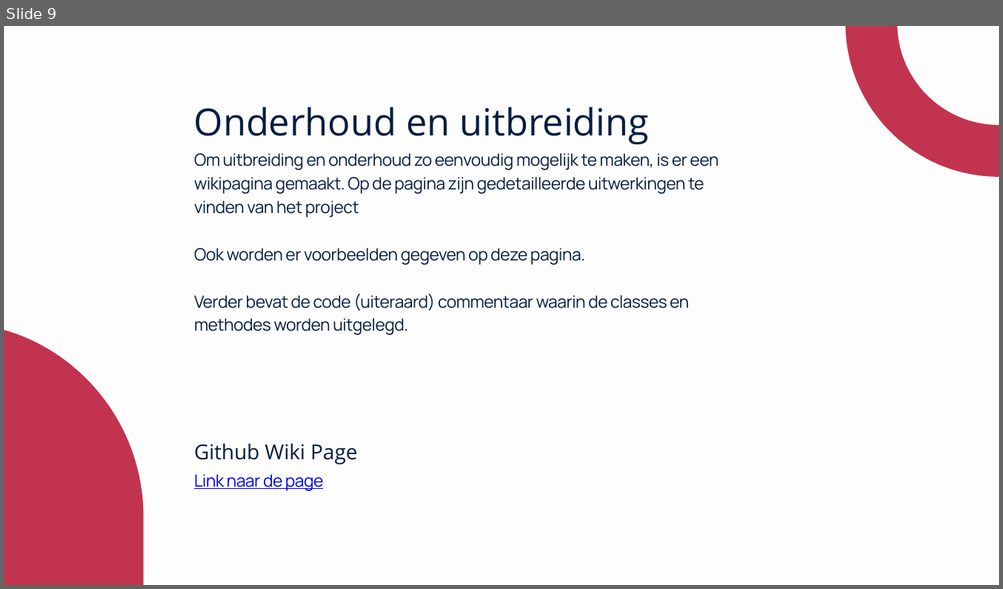
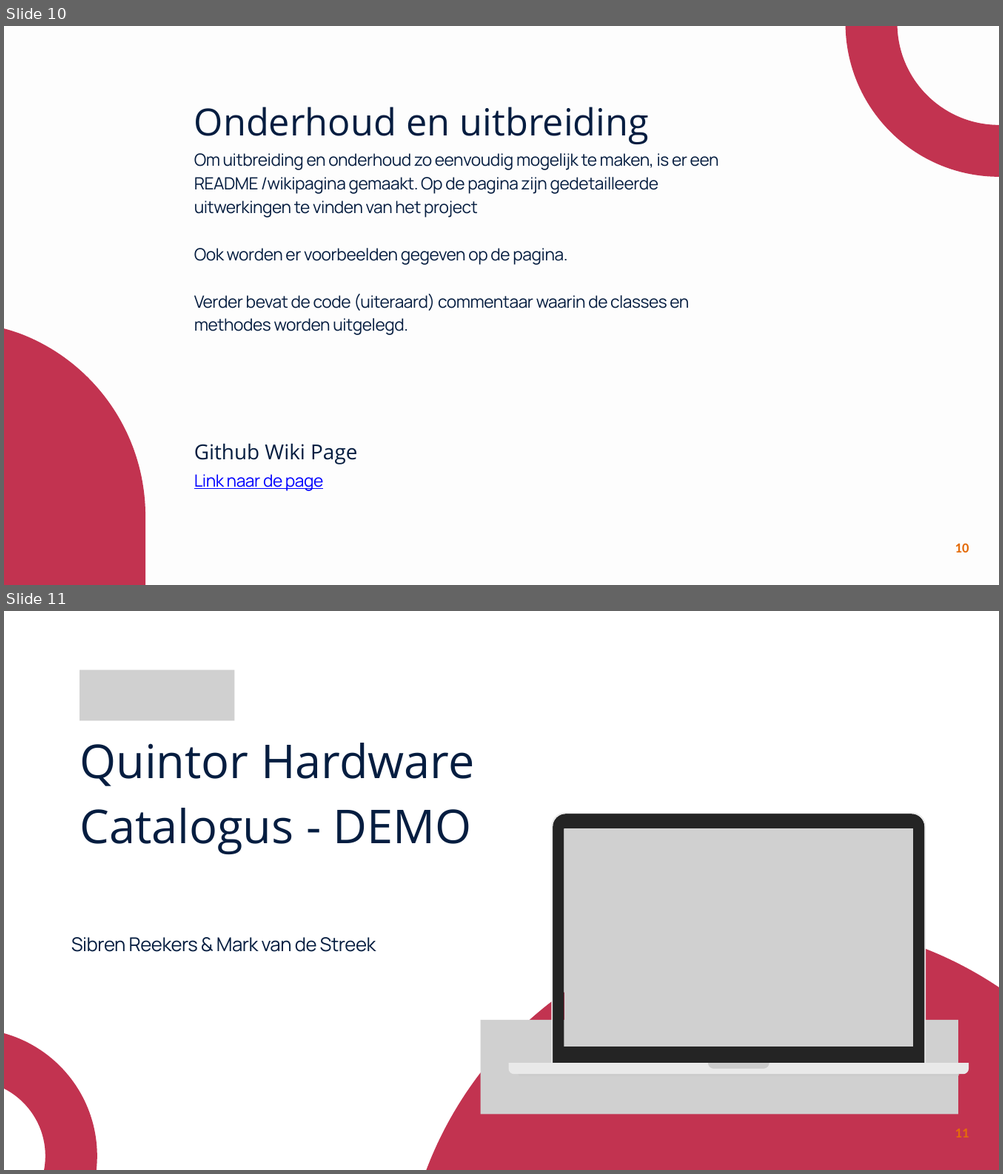
Before and after one commit to MarkStreek/QuintorCatalogBackEnd, a slide deck: docs/presentatie.pptx. Shown one above the other, each under a label of ours: slide 9 before the commit, slides 10 and 11 after it. The pictures are 1003x589 and 1003x1174 pixels, drawn with LibreOffice and Linux fonts; fonts in the diff are those of the drawing; grey boxes stand for pictures. Boxes give left, top, right and bottom in pixels: in the first picture for what was removed or moved away, otherwise in the second. Text is boxed around its words. In the diff, an @@ line names an element or a change of style, - is before the commit and + after.

```diff
--- a/docs/presentatie.pptx
+++ b/docs/presentatie.pptx
@@ slide 11 added at (4,611,999,1170), background #FFFFFF @@
@@ picture added at (79,670,234,721) @@
@@ text added at (79,743,475,855), 67.6 pt, text #051D40 @@
+Quintor Hardware Catalogus - DEMO
@@ group added at (508,813,968,1076): 4 freeform shapes, 1 picture @@
@@ text added at (71,937,376,952), 27.5 pt, text #051D40 @@
+Sibren Reekers & Mark van de Streek
@@ freeform shape added at (401,923,999,1170), fill #C23350 @@
@@ picture added at (481,1020,958,1115) @@
@@ freeform shape added at (4,1054,71,1170), outline #C23350 75 pt @@
@@ page number added at (955,1129,969,1138), 20 pt, text #E46C0A, bold @@
+11
@@ what was slide 9 is now slide 10 @@
@@ slide 10 changed as well @@
@@ text at (194,153,719,265): text changed @@
-Om uitbreiding en onderhoud zo eenvoudig mogelijk te maken, is er een wikipagina gemaakt. Op de pagina zijn gedetailleerde uitwerkingen te vinden van het project
-Ook worden er voorbeelden gegeven op deze pagina.
+Om uitbreiding en onderhoud zo eenvoudig mogelijk te maken, is er een README /wikipagina gemaakt. Op de pagina zijn gedetailleerde uitwerkingen te vinden van het project
+Ook worden er voorbeelden gegeven op de pagina.
@@ freeform shape at (4,323,146,585): outline redrawn @@
@@ page number added at (955,543,969,553), 20 pt, text #E46C0A, bold @@
+10
```
Also in this commit, not shown: 8 other slides changed, 1 other slide added, 1 other file.
